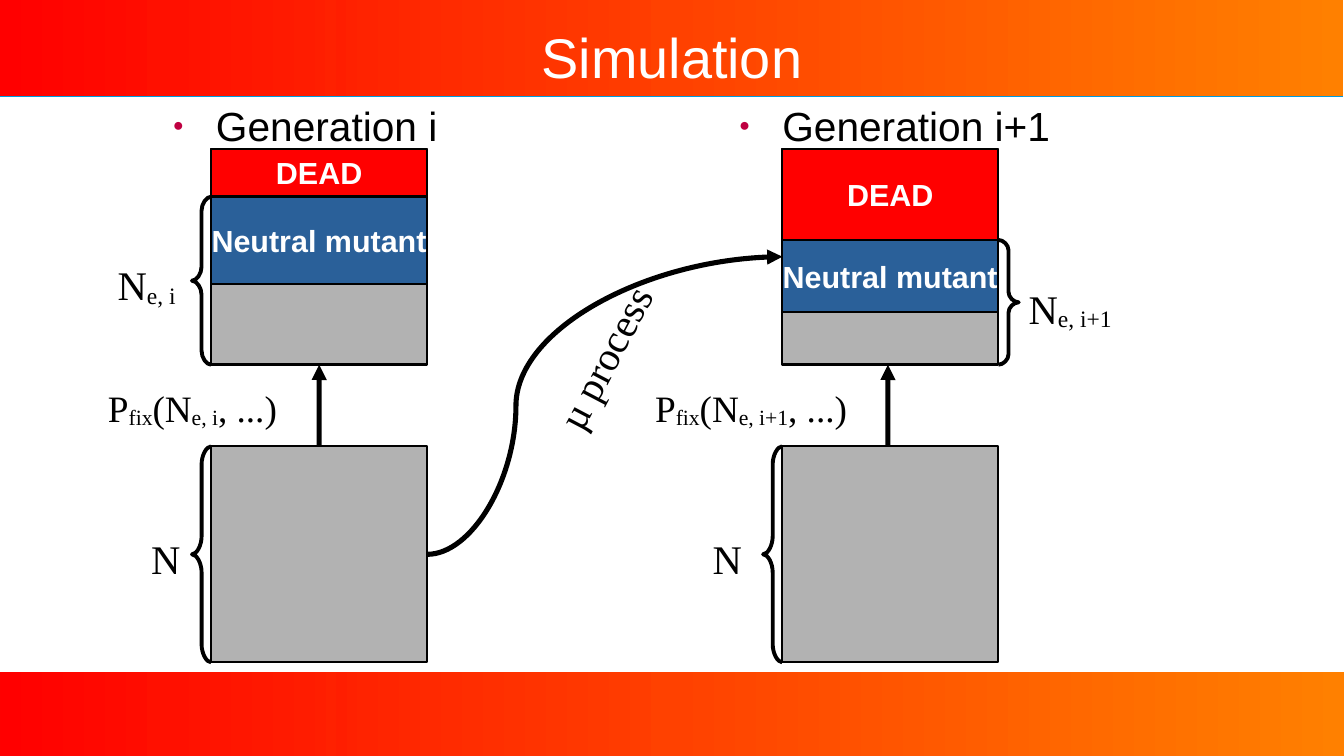
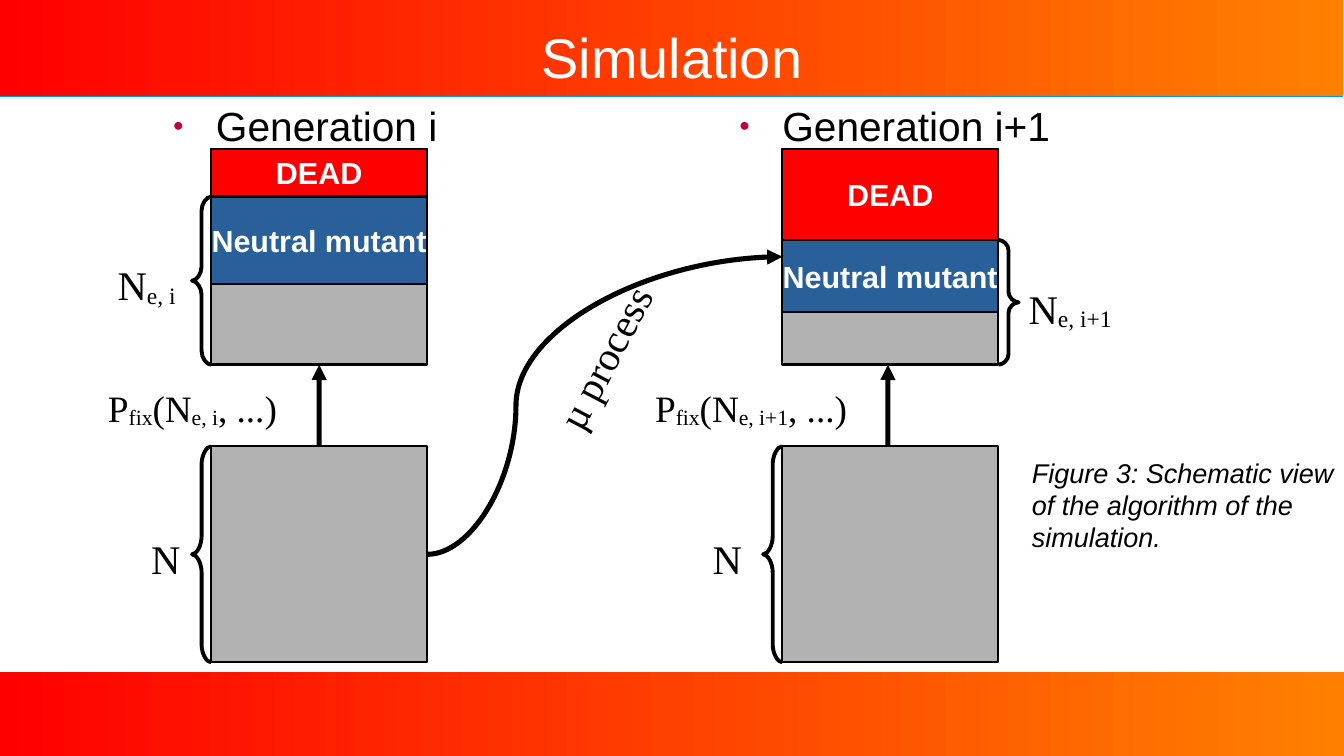
Before and after one commit to Jojobarbarr/AL_predict, a slide deck: slide 12 of talk.odp (slide 10 before the commit). Drawn at 1344x756 pixels with LibreOffice and Linux fonts; fonts in the diff are those of the drawing; background and template pictures are left out. Boxes give left, top, right and bottom in pixels: in the first picture for what was removed or moved away, otherwise in the second. Text is boxed around its words. In the diff, an @@ line names an element or a change of style, - is before the commit and + after.

```diff
--- a/talk.odp
+++ b/talk.odp
@@ text added at box(1032, 463, 1333, 548), 16 pt, text #000000, italic @@
+Figure 3: Schematic view of the algorithm of the simulation.
```
Also in this commit, not shown: 6 other slides changed, 11 slides added, 2 slides removed, 8 other files.
